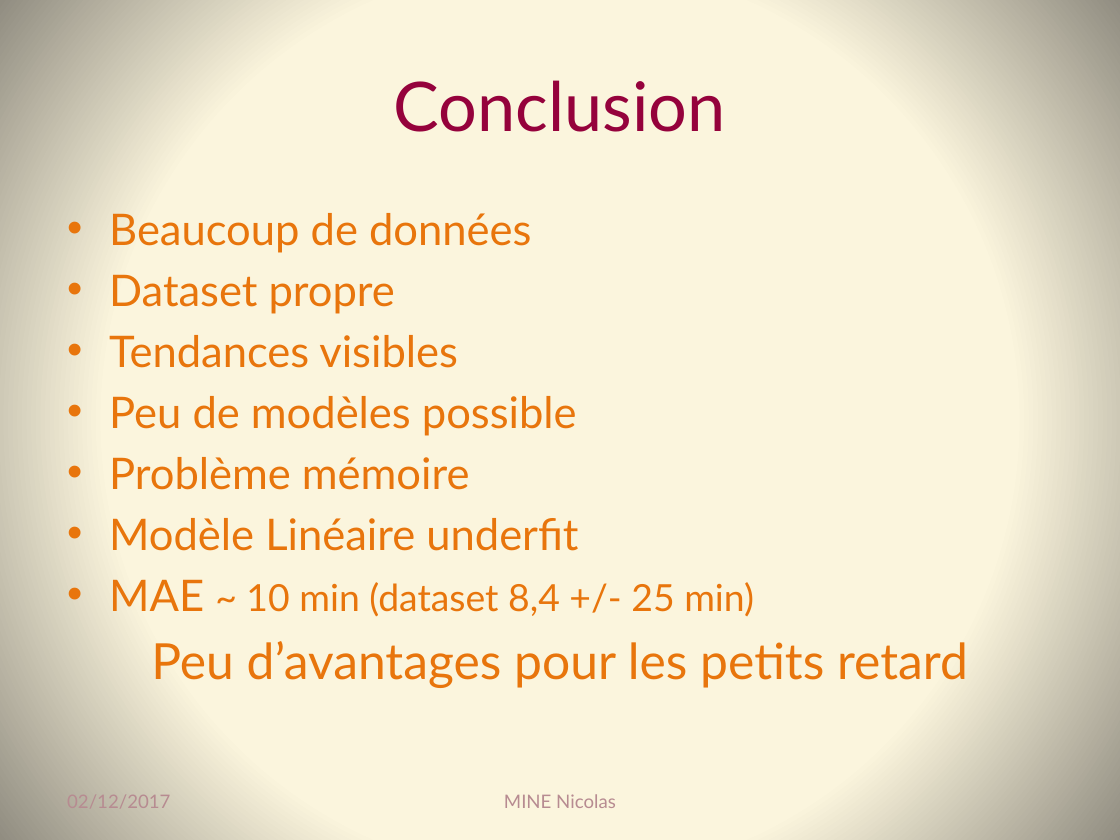
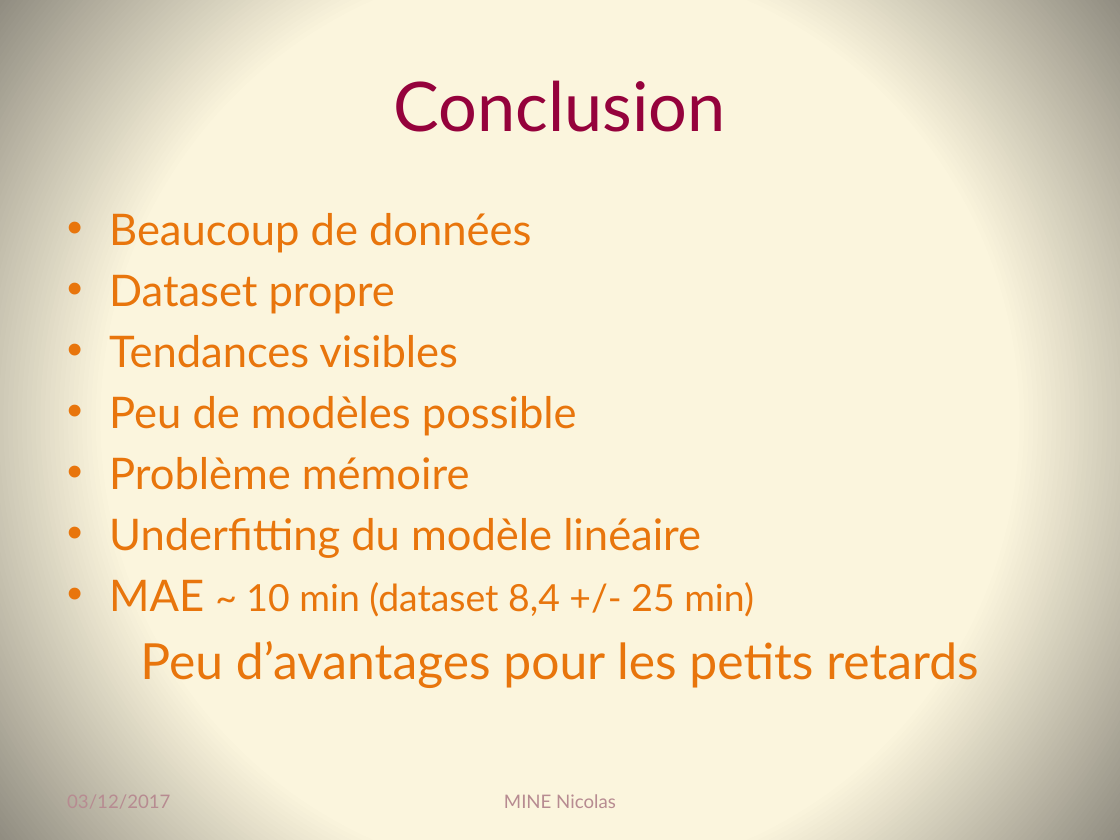
Before and after one commit to Coni63/OC_DS, a slide deck: slide 38 of P4/Presentation-projet_4.pptx (slide 36 before the commit). Drawn at 1120x840 pixels with LibreOffice and Linux fonts; fonts in the diff are those of the drawing. Boxes give left, top, right and bottom in pixels: in the first picture for what was removed or moved away, otherwise in the second. Text is boxed around its words. In the diff, an @@ line names an element or a change of style, - is before the commit and + after.

```diff
--- a/P4/Presentation-projet_4.pptx
+++ b/P4/Presentation-projet_4.pptx
@@ text at bbox=[109, 518, 701, 558]: text changed @@
-• Modèle Linéaire underfit
+• Underfitting du modèle linéaire
@@ text at bbox=[140, 641, 978, 688]: text changed @@
-Peu d’avantages pour les petits retard
+Peu d’avantages pour les petits retards
@@ text at bbox=[67, 795, 170, 808]: text changed @@
-02/12/2017
+03/12/2017
```
Also in this commit, not shown: 36 other slides changed, 2 slides added, 14 other files.
